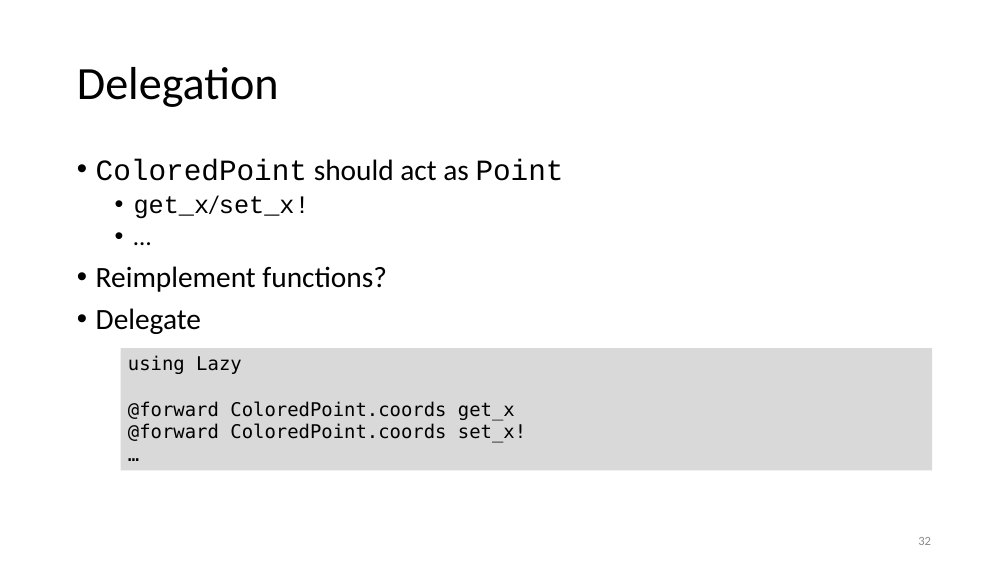
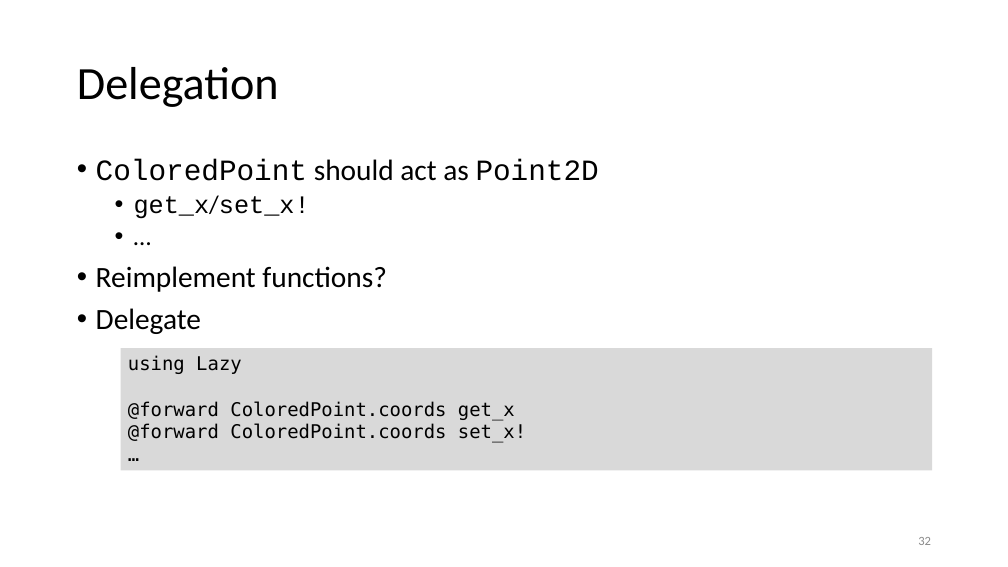
Before and after one commit to gjbex/Julia_good_bad_ugly, a slide deck: slide 32 of julia_good_back_ugly.pptx. Drawn at 1008x567 pixels with LibreOffice and Linux fonts; fonts in the diff are those of the drawing. Boxes give left, top, right and bottom in pixels: in the first picture for what was removed or moved away, otherwise in the second. Text is boxed around its words. In the diff, an @@ line names an element or a change of style, - is before the commit and + after.

Commit message:
Fix typos

```diff
--- a/julia_good_back_ugly.pptx
+++ b/julia_good_back_ugly.pptx
@@ text at box(96, 159, 599, 181): text changed @@
-• ColoredPoint should act as Point
+• ColoredPoint should act as Point2D
```
Also in this commit, not shown: 3 other slides changed.
